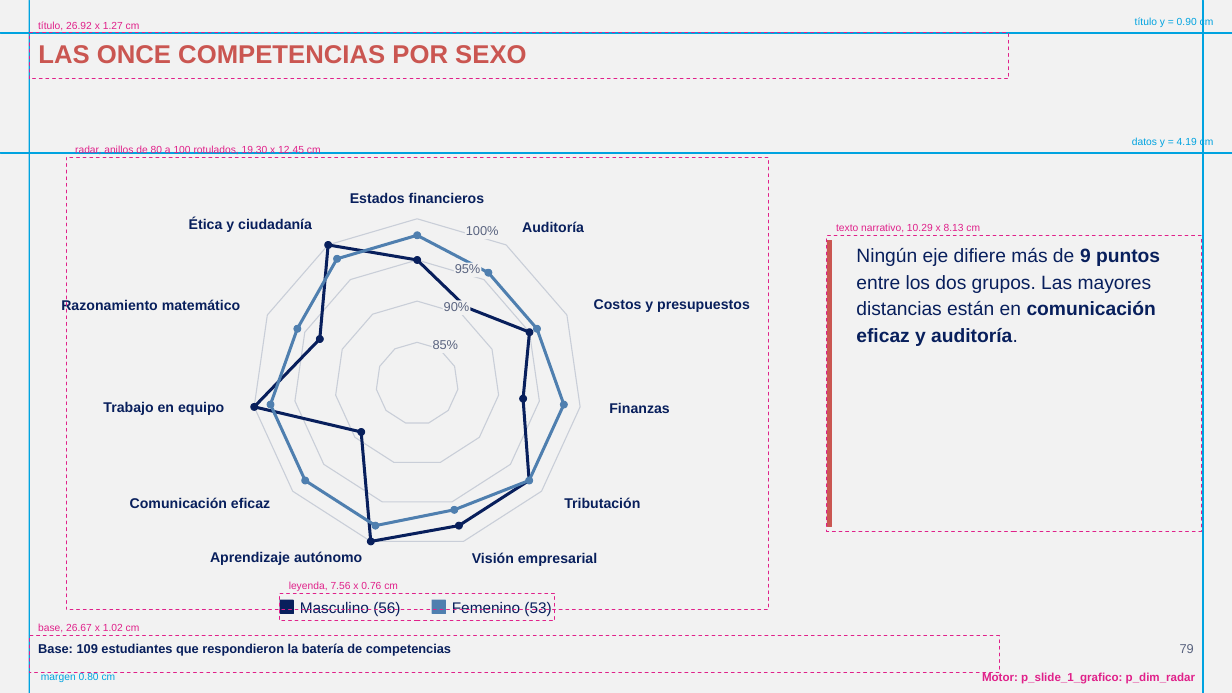
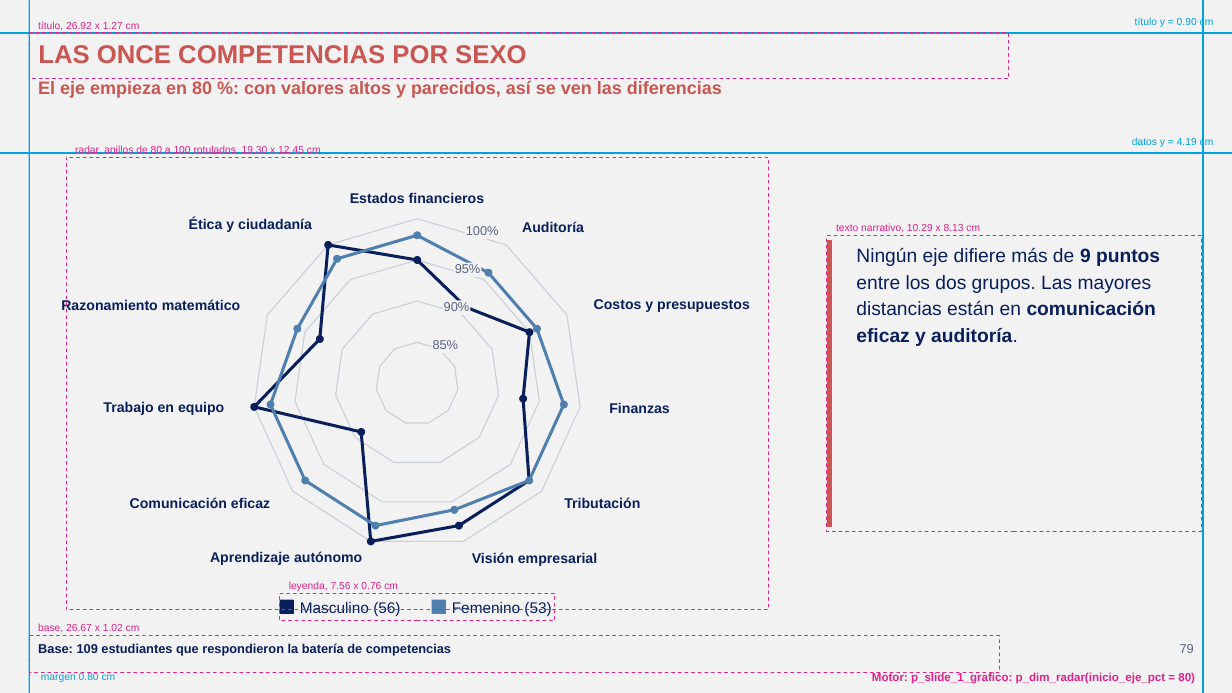
Before and after one commit to GonzaloAlmendariz/prosecnur-app, a slide deck: slide 79 of docs/qa/motor-ppt-2026-10-06/4-recetario/recetario-fiel-guias.pptx. Drawn at 1232x693 pixels with LibreOffice and Linux fonts; fonts in the diff are those of the drawing; background and template pictures are left out. Boxes give left, top, right and bottom in pixels: in the first picture for what was removed or moved away, otherwise in the second. Text is boxed around its words. In the diff, an @@ line names an element or a change of style, - is before the commit and + after.

```diff
--- a/docs/qa/motor-ppt-2026-10-06/4-recetario/recetario-fiel-guias.pptx
+++ b/docs/qa/motor-ppt-2026-10-06/4-recetario/recetario-fiel-guias.pptx
@@ text added at (38,81,722,98), 14 pt, text #CA5651, bold @@
+El eje empieza en 80 %: con valores altos y parecidos, así se ven las diferencias
@@ text at (872,672,1195,684): text changed @@
-Motor: p_slide_1_grafico: p_dim_radar
+Motor: p_slide_1_grafico: p_dim_radar(inicio_eje_pct = 80)
```
Also in this commit, not shown: 13 other slides changed, 4 slides added, 11 other files.
